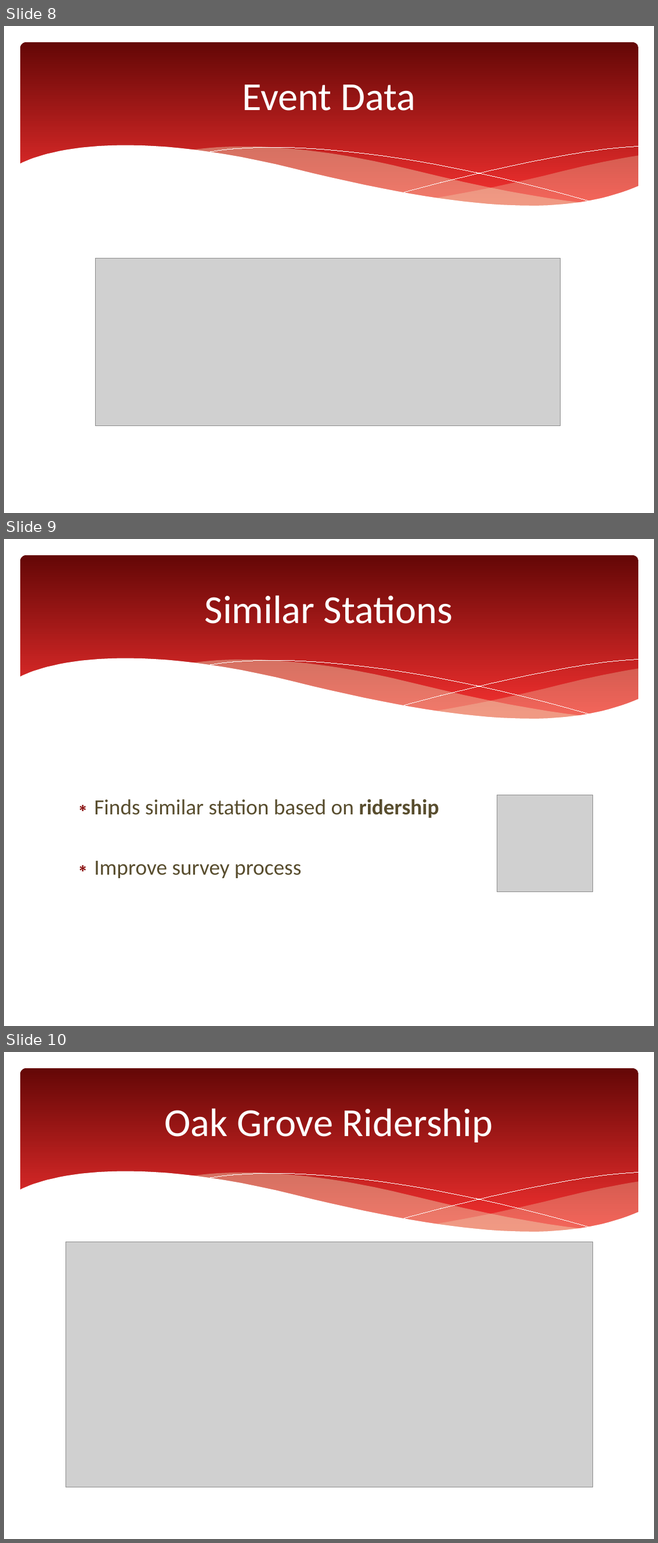
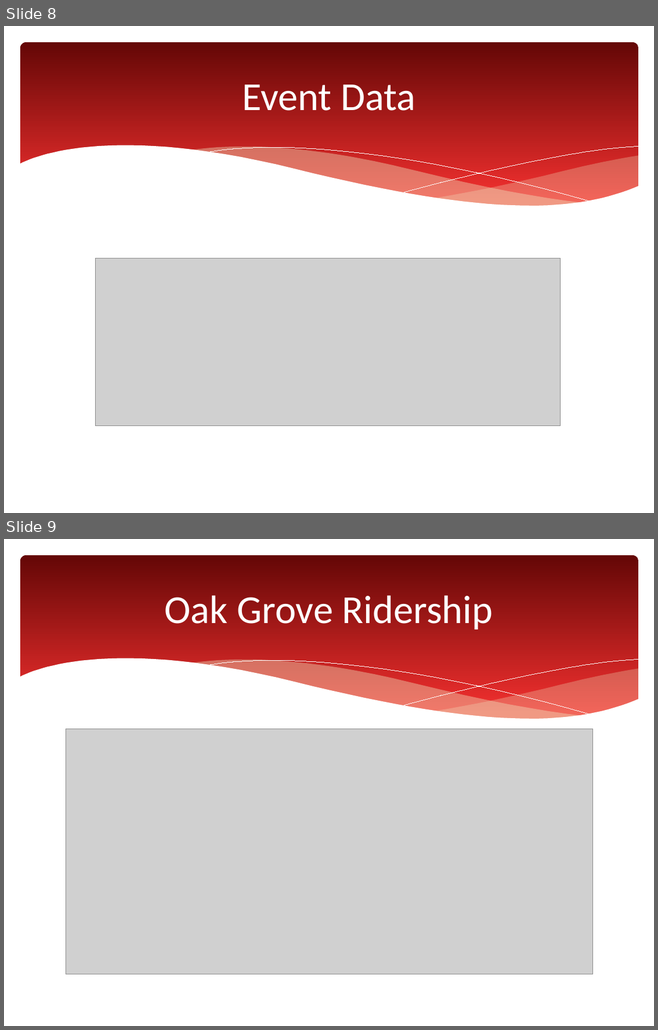
Before and after one commit to azampagl/harvard-capstone, a slide deck: docs/presentations/executive/mbta-capstone_executive.pptx. Shown one above the other, each under a label of ours: slides 8, 9 and 10 before the commit, slides 8 and 9 after it. The pictures are 658x1543 and 658x1030 pixels, drawn with LibreOffice and Linux fonts; fonts in the diff are those of the drawing; grey boxes stand for pictures. Boxes give left, top, right and bottom in pixels: in the first picture for what was removed or moved away, otherwise in the second. Text is boxed around its words. In the diff, an @@ line names an element or a change of style, - is before the commit and + after.

```diff
--- a/docs/presentations/executive/mbta-capstone_executive.pptx
+++ b/docs/presentations/executive/mbta-capstone_executive.pptx
@@ slide 9 removed at [4,539,654,1026], background #FFFFFF; not listed: 6 template elements that a slide beside it also shows @@
@@ title removed at [205,595,453,624] @@
-Similar Stations
@@ text removed at [94,799,439,878] @@
-∗ Finds similar station based on ridership
-∗ Improve survey process
@@ picture removed at [496,795,592,892] @@
@@ what was slide 10 is now slide 9 @@
```
Also in this commit, not shown: 1 slide changed.
